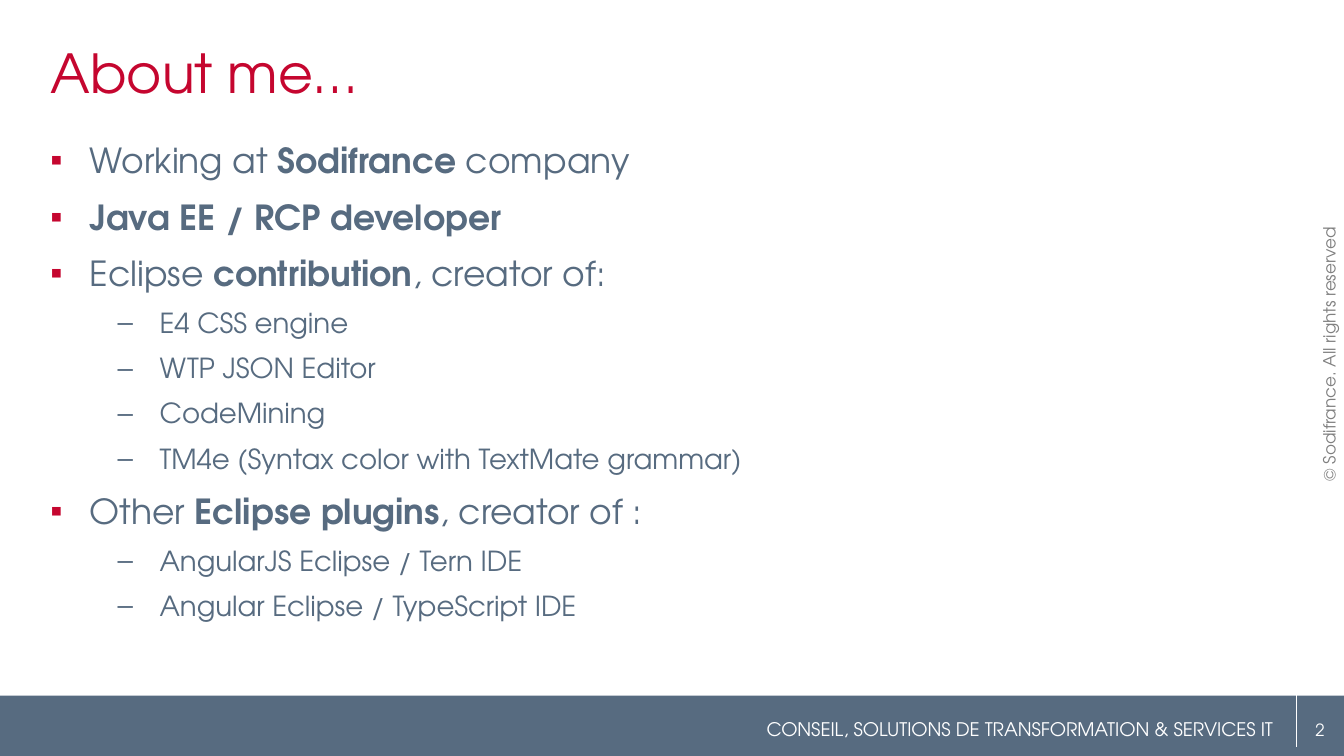
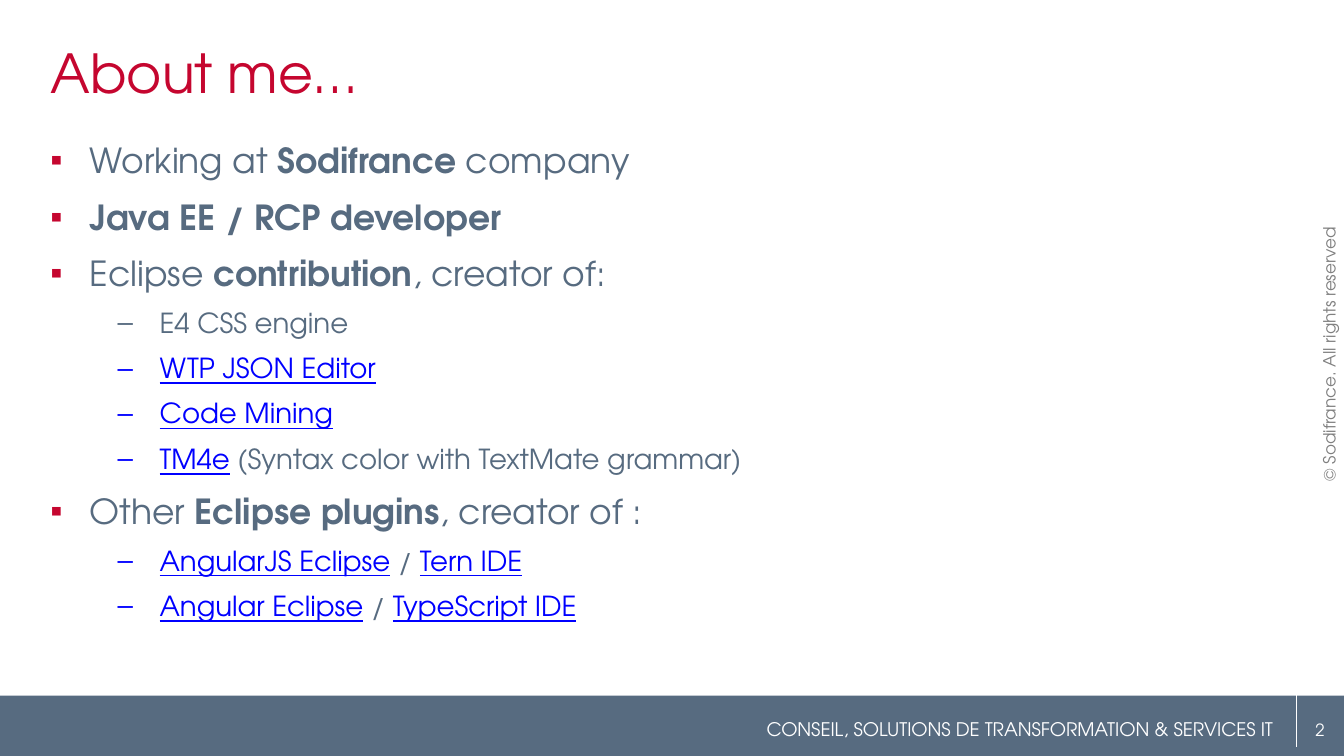
Before and after one commit to angelozerr/EclipseConFrance2018, a slide deck: slide 2 of EclipseConFrance2018_CodeMining.pptx. Drawn at 1344x756 pixels with LibreOffice and Linux fonts; fonts in the diff are those of the drawing; background and template pictures are left out. Boxes give left, top, right and bottom in pixels: in the first picture for what was removed or moved away, otherwise in the second. Text is boxed around its words. In the diff, an @@ line names an element or a change of style, - is before the commit and + after.

Commit message:
Add CodeMining API section

```diff
--- a/EclipseConFrance2018_CodeMining.pptx
+++ b/EclipseConFrance2018_CodeMining.pptx
@@ text at <box>160,357,741,622</box>: text colour #576B80 to #0000FF, underline on in "WTP JSON Editor", "TM4e", "AngularJS Eclipse Tern IDE", "Angular Eclipse TypeScript IDE" @@
@@ text at <box>160,402,332,429</box>: text changed; text colour #576B80 to #0000FF @@
-  – CodeMining
+  – Code Mining
```
Also in this commit, not shown: 13 other slides changed, 6 slides added, 2 slides removed, 5 other files.
